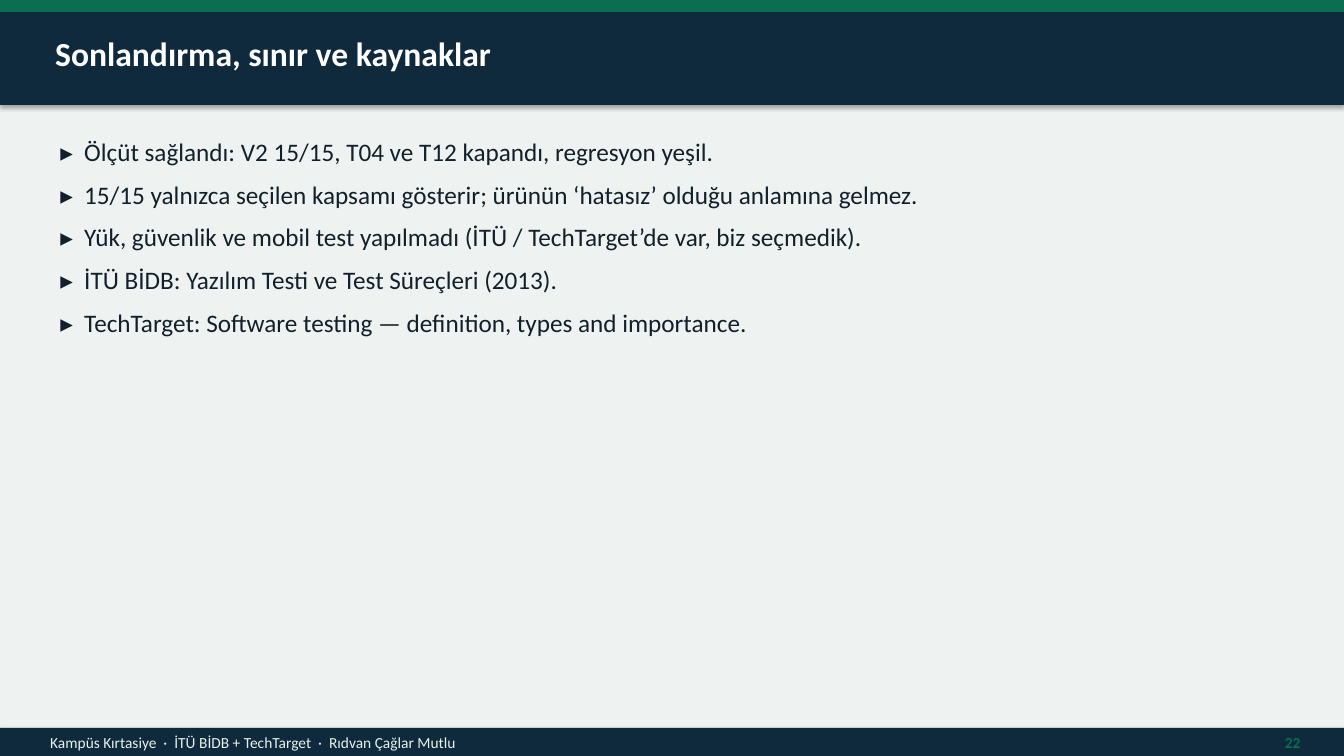
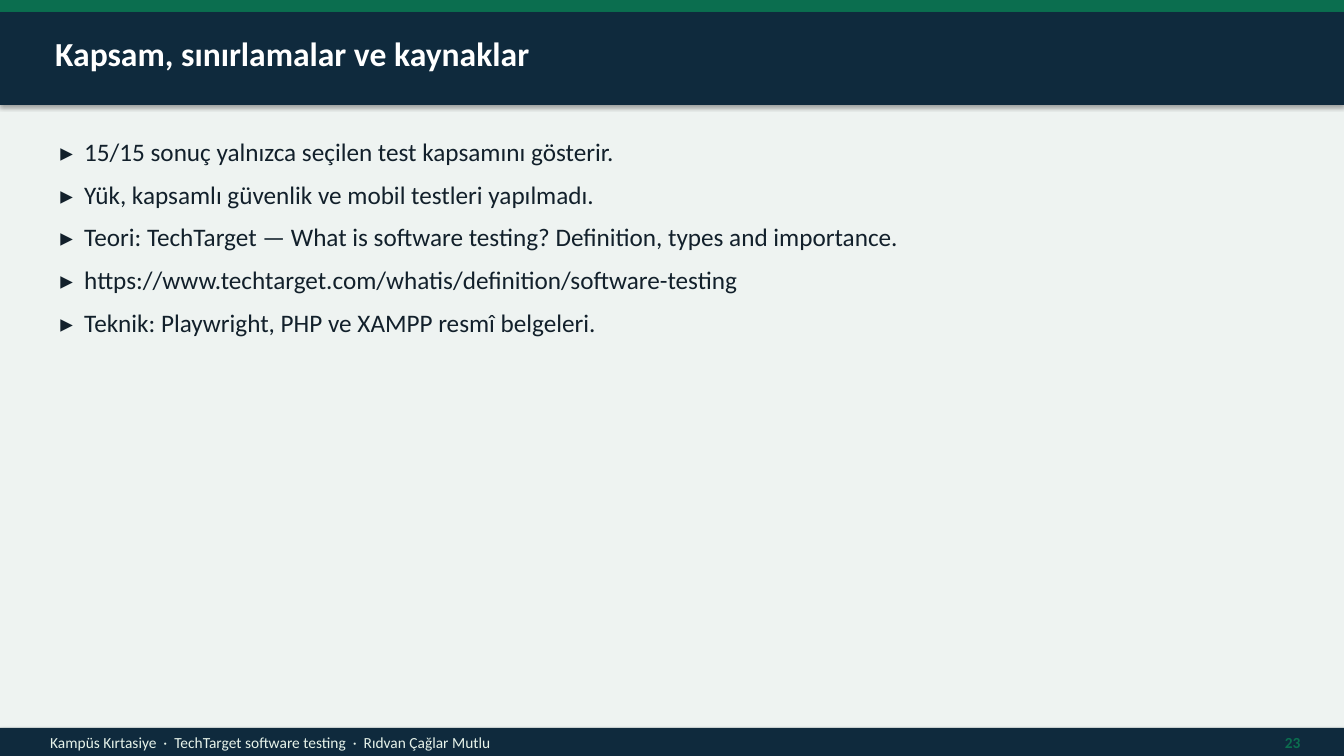
Before and after one commit to ridvancaglarmutlu/Veri-Taban-Projesi-, a slide deck: slide 23 of Kampus_Kirtasiye_Yazilim_Testi_Sunumu.pptx (slide 22 before the commit). Drawn at 1344x756 pixels with LibreOffice and Linux fonts; fonts in the diff are those of the drawing. Boxes give left, top, right and bottom in pixels: in the first picture for what was removed or moved away, otherwise in the second. Text is boxed around its words. In the diff, an @@ line names an element or a change of style, - is before the commit and + after.

```diff
--- a/Kampus_Kirtasiye_Yazilim_Testi_Sunumu.pptx
+++ b/Kampus_Kirtasiye_Yazilim_Testi_Sunumu.pptx
@@ text at [55,42,529,72]: text changed @@
-Sonlandırma, sınır ve kaynaklar
+Kapsam, sınırlamalar ve kaynaklar
@@ text at [84,143,897,337]: text changed @@
-▸ Ölçüt sağlandı: V2 15/15, T04 ve T12 kapandı, regresyon yeşil.
-▸ 15/15 yalnızca seçilen kapsamı gösterir; ürünün ‘hatasız’ olduğu anlamına gelmez.
-▸ Yük, güvenlik ve mobil test yapılmadı (İTÜ / TechTarget’de var, biz seçmedik).
-▸ İTÜ BİDB: Yazılım Testi ve Test Süreçleri (2013).
-▸ TechTarget: Software testing — definition, types and importance.
+▸ 15/15 sonuç yalnızca seçilen test kapsamını gösterir.
+▸ Yük, kapsamlı güvenlik ve mobil testleri yapılmadı.
+▸ Teori: TechTarget — What is software testing? Definition, types and importance.
+▸ https://www.techtarget.com/whatis/definition/software-testing
+▸ Teknik: Playwright, PHP ve XAMPP resmî belgeleri.
@@ text at [50,737,490,751]: text changed @@
-Kampüs Kırtasiye · İTÜ BİDB + TechTarget · Rıdvan Çağlar Mutlu
+Kampüs Kırtasiye · TechTarget software testing · Rıdvan Çağlar Mutlu
```
Also in this commit, not shown: 9 other slides changed, 13 slides added, 12 slides removed, 2 other files.
